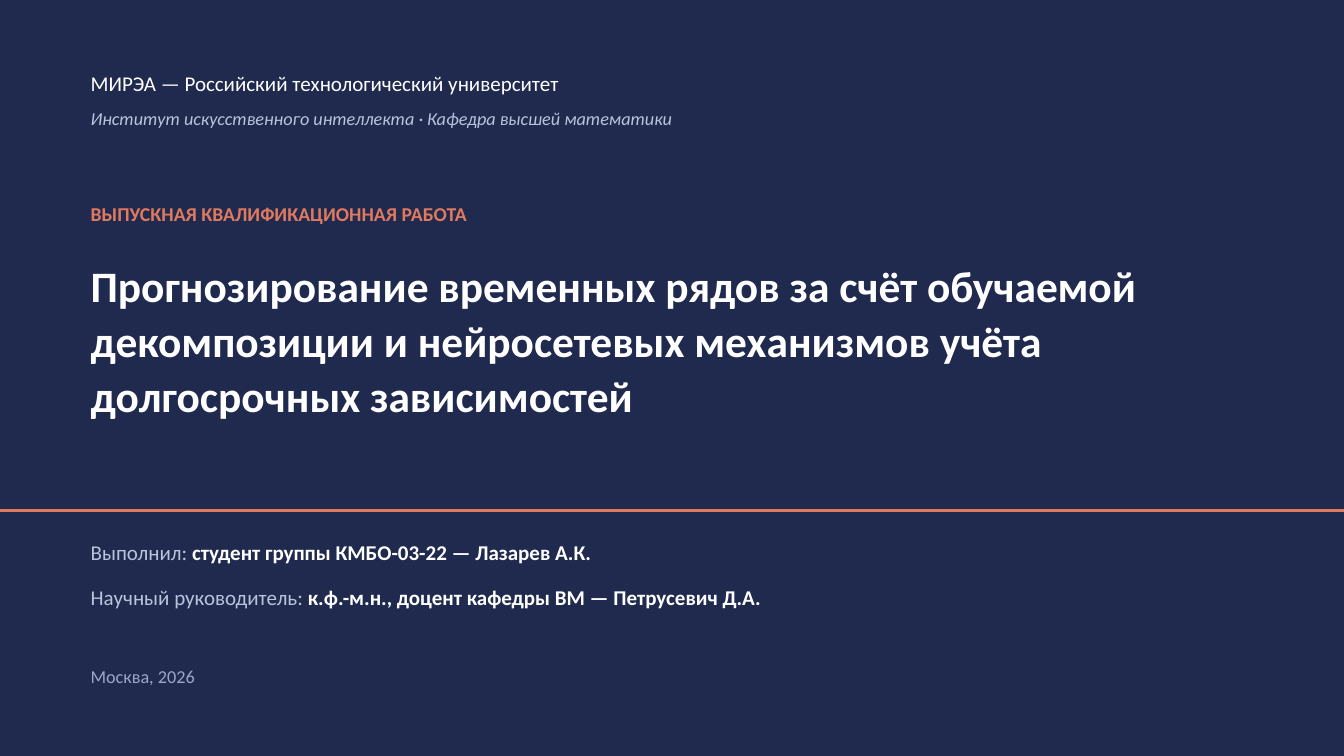
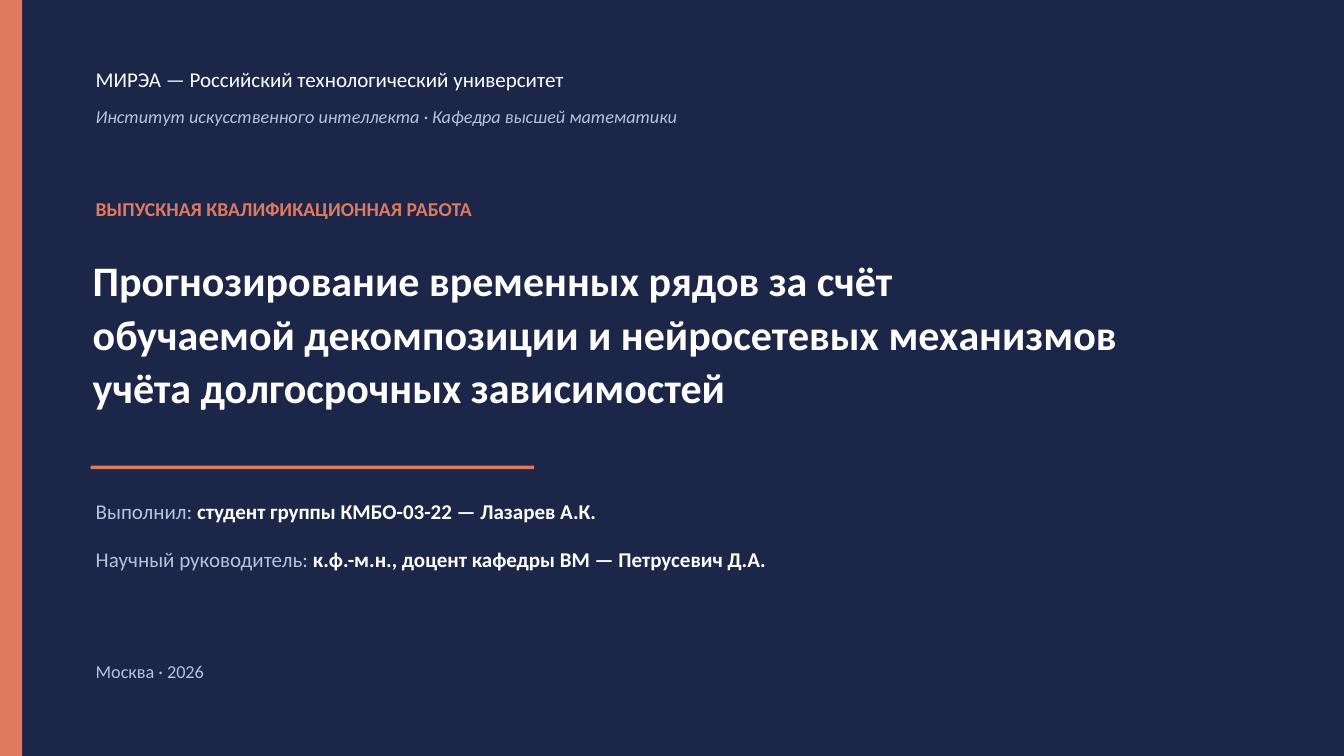
Before and after one commit to Prost444/Hybrid-models-for-TS-processing, a slide deck: slide 1 of docs/Презентация_Лазарев_ВКР.pptx. Drawn at 1344x756 pixels with LibreOffice and Linux fonts; fonts in the diff are those of the drawing. Boxes give left, top, right and bottom in pixels: in the first picture for what was removed or moved away, otherwise in the second. Text is boxed around its words. In the diff, an @@ line names an element or a change of style, - is before the commit and + after.

```diff
--- a/docs/Презентация_Лазарев_ВКР.pptx
+++ b/docs/Презентация_Лазарев_ВКР.pptx
@@ rectangle at box(0, 0, 1344, 756): fill #1F2A4E to #1B2649 @@
@@ rectangle: place and size @@
-rectangle at box(0, 509, 1344, 512)
+rectangle at box(0, 0, 22, 756)
@@ text "МИРЭА — Российский технологический университет": place and size @@
-text "МИРЭА — Российский технологический университет" at box(91, 77, 558, 95)
+text "МИРЭА — Российский технологический университет" at box(96, 73, 563, 91)
@@ text "Институт искусственного интеллекта · Кафедра ..." at box(96, 110, 677, 126): text colour #B9C3DE to #B7C2DE @@
@@ text "ВЫПУСКНАЯ КВАЛИФИКАЦИОННАЯ РАБОТА": place and size @@
-text "ВЫПУСКНАЯ КВАЛИФИКАЦИОННАЯ РАБОТА" at box(91, 207, 467, 224)
+text "ВЫПУСКНАЯ КВАЛИФИКАЦИОННАЯ РАБОТА" at box(96, 202, 472, 219)
@@ text at box(93, 267, 1117, 410): text changed; size 31 to 30 pt @@
-Прогнозирование временных рядов за счёт обучаемой
-декомпозиции и нейросетевых механизмов учёта
-долгосрочных зависимостей
+Прогнозирование временных рядов за счёт
+обучаемой декомпозиции и нейросетевых механизмов
+учёта долгосрочных зависимостей
@@ rectangle added at box(91, 466, 534, 469), fill #E07A5F @@
@@ text "Выполнил: студент группы КМБО-03-22 — ...": place and size @@
-text "Выполнил: студент группы КМБО-03-22 — ..." at box(91, 546, 591, 564)
+text "Выполнил: студент группы КМБО-03-22 — ..." at box(96, 505, 596, 523)
@@ text "Выполнил: студент группы КМБО-03-22 — ..." at box(96, 505, 596, 523): text colour #B9C3DE to #B7C2DE in "Выполнил:" @@
@@ text "Научный руководитель: к.ф.-м.н., доцент кафедры ...": place and size @@
-text "Научный руководитель: к.ф.-м.н., доцент кафедры ..." at box(91, 590, 761, 609)
+text "Научный руководитель: к.ф.-м.н., доцент кафедры ..." at box(96, 552, 766, 571)
@@ text "Научный руководитель: к.ф.-м.н., доцент кафедры ..." at box(96, 552, 766, 571): text colour #B9C3DE to #B7C2DE in "Научный руководитель:" @@
@@ text at box(96, 665, 204, 678): text changed; text colour #9AA6C8 to #B7C2DE @@
-Москва, 2026
+Москва · 2026
```
Also in this commit, not shown: 5 other slides changed, 8 slides added, 7 slides removed, 6 other files.
